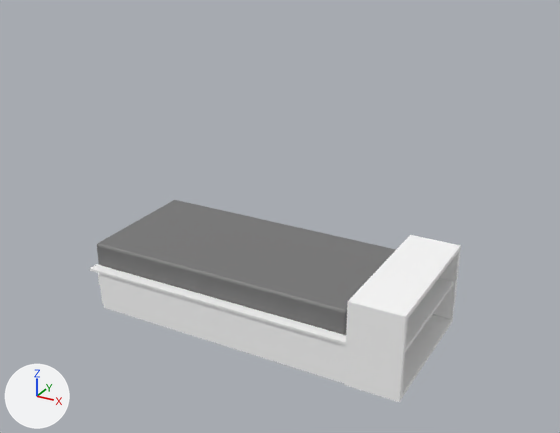
Before and after pictures for a commit that changed the glTF model public/models/bunks/bunks1.glb.
Camera for both pictures: a 50 mm camera at (2.75, -4.33, 2.97) aimed at (0.0, 0.67, 0.47). The lights are fixed; the arrows at lower left show +X, +Y and +Z. The older version comes first. Where no turn or scale is listed for an object, it has been applied to the vertices. Vertices at exactly the same position are counted once.

Objects in the first picture: 'bed-rail-left', 'bottom', 'left', 'mattress.002', 'molding-left', 'right', 'shelf', 'top'.
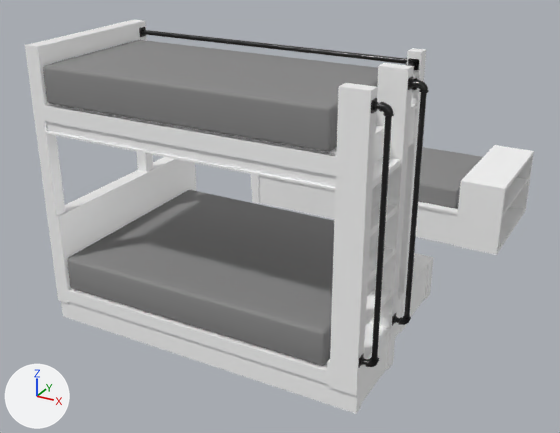
Pixel boxes [x1, y1, x2, y2] of what changed, in the pictures (560 x 433 px):
'matresses', added
    after: [43, 40, 483, 366]
'bunk', added
    after: [25, 20, 433, 414]
'mattress.002', deleted
    before: [97, 200, 396, 335]
'bed-rail-left', deleted
    before: [99, 273, 346, 383]
'shelf', reshaped, moved
    before: [405, 278, 454, 352]
    after: [454, 145, 534, 255]
'bars', added
    after: [139, 27, 429, 368]
'top', deleted
    before: [347, 235, 461, 319]
'left', deleted
    before: [344, 304, 408, 400]
'twin', added
    after: [251, 174, 458, 245]
'molding-left', deleted
    before: [90, 264, 346, 345]
'bottom', deleted
    before: [344, 315, 453, 402]
'right', deleted
    before: [432, 248, 461, 320]
'slats', moved (not visible before)
    after: [53, 104, 337, 367]

Patch to the scene script:
```diff
--- a/public/models/bunks/bunks1.glb.py
+++ b/public/models/bunks/bunks1.glb.py
@@ mat_wood @@
+mat_wood = principled_material('wood')
+mat_wood.base_color = (1.0, 1.0, 1.0)  # white #ffffff
+mat_wood.roughness = 0.29
@@ mat_metal @@
+mat_metal = principled_material('Metal')
+mat_metal.base_color = (0.0548, 0.0548, 0.0548)  # dark grey #424242
+mat_metal.metallic = 1.0
+mat_metal.roughness = 0.282
@@ mat_mattress @@
+mat_mattress = principled_material('Mattress')
+mat_mattress.base_color = (0.251, 0.251, 0.251)  # grey #898989
+mat_mattress.roughness = 0.807
@@ me_cube_066 @@
 # used by ob_shelf; location = (1.314, 0.014, 0.327)
-me_cube_066.from_pydata(...)  # 8 vertices, 12 faces; spans x -0.17..0.17, y -0.521..0.52, z -0.01..0.01
-me_cube_066.materials.append(mat_assemble)  # white #ffffff
+me_cube_066.from_pydata(...)  # 367 vertices, 748 faces; spans x -0.159..0.213, y -1.073..0.019, z -0.324..0.286
+# me_cube_066 part 1: 8 vertices removed from x -0.17..0.17, y -0.521..0.52, z -0.01..0.01; 367 vertices added at x -0.159..0.213, y -1.073..0.019, z -0.324..0.286
+me_cube_066.materials.append(mat_wood)  # white #ffffff
@@ me_cube_224 @@
+me_cube_224.from_pydata(...)  # 2789 vertices, 5498 faces; spans x -1.33..1.04, y -0.6..1.04, z -0.92..1.07
+me_cube_224.materials.append(mat_wood)  # white #ffffff
@@ me_cube_275 @@
+me_cube_275.from_pydata(...)  # 260 vertices, 484 faces; spans x -0.93..1.15, y -0.45..0.64, z -0.17..0.15
+me_cube_275.materials.append(mat_wood)  # white #ffffff
@@ me_circle_060 @@
+me_circle_060.from_pydata(...)  # 16544 vertices, 31576 faces; spans x -2.12..0.24, y -0.99..0.08, z -1.46..0.16
+me_circle_060.materials.append(mat_metal)  # dark grey #424242
@@ me_cube_071 @@
+me_cube_071.from_pydata(...)  # 456 vertices, 900 faces; spans x -1.02..1.02, y -0.5..3.13, z -1.51..0.13
+me_cube_071.materials.append(mat_mattress)  # grey #898989
@@ ob_slats @@
 ob_slats = bpy.data.objects.new('slats', me_cube_070)
-ob_slats.location = (-0.895, 0.032, 0.229)
+ob_slats.location = (-0.907, -0.238, 1.611)
@@ ob_bed_rail_left @@
-ob_bed_rail_left = bpy.data.objects.new('bed-rail-left', me_cube_060)
-ob_bed_rail_left.location = (-0.367, -0.488, 0.151)
@@ ob_molding_left @@
-ob_molding_left = bpy.data.objects.new('molding-left', me_cube_085)
-ob_molding_left.location = (0.091, -0.488, 0.308)
@@ ob_mattress_002 @@
-ob_mattress_002 = bpy.data.objects.new('mattress.002', me_cube_004)
-ob_mattress_002.location = (0.071, 0.046, 0.361)
@@ ob_bottom @@
-ob_bottom = bpy.data.objects.new('bottom', me_cube_065)
-ob_bottom.location = (1.138, -0.513, 0.032)
@@ ob_shelf @@
 ob_shelf = bpy.data.objects.new('shelf', me_cube_066)
-ob_shelf.location = (1.314, 0.014, 0.327)
+ob_shelf.location = (1.284, 2.86, 0.324)
@@ ob_right @@
-ob_right = bpy.data.objects.new('right', me_cube_067)
-ob_right.location = (1.284, 0.541, 0.324)
@@ ob_left @@
-ob_left = bpy.data.objects.new('left', me_cube_068)
-ob_left.location = (1.138, -0.494, 0.578)
@@ ob_top @@
-ob_top = bpy.data.objects.new('top', me_cube_069)
-ob_top.location = (1.138, 0.014, 0.579)
@@ ob_bunk @@
+ob_bunk = bpy.data.objects.new('bunk', me_cube_224)
+ob_bunk.location = (0.273, -0.176, 0.916)
@@ ob_twin @@
+ob_twin = bpy.data.objects.new('twin', me_cube_275)
+ob_twin.location = (-0.013, 2.24, 0.167)
@@ ob_bars @@
+ob_bars = bpy.data.objects.new('bars', me_circle_060)
+ob_bars.location = (1.176, 0.223, 1.79)
@@ ob_matresses @@
+ob_matresses = bpy.data.objects.new('matresses', me_cube_071)
+ob_matresses.location = (0.071, -0.267, 1.743)
```
